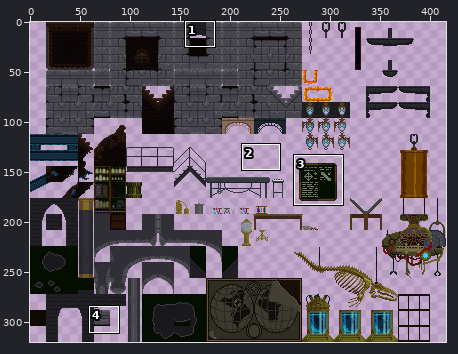
Edited in one commit: sprite sheet (Assets/Sprites/TileSets/Lab/Lab.png). Above: a wide view before the commit, with the close-up outlined.
Close-up. First the earlier version:
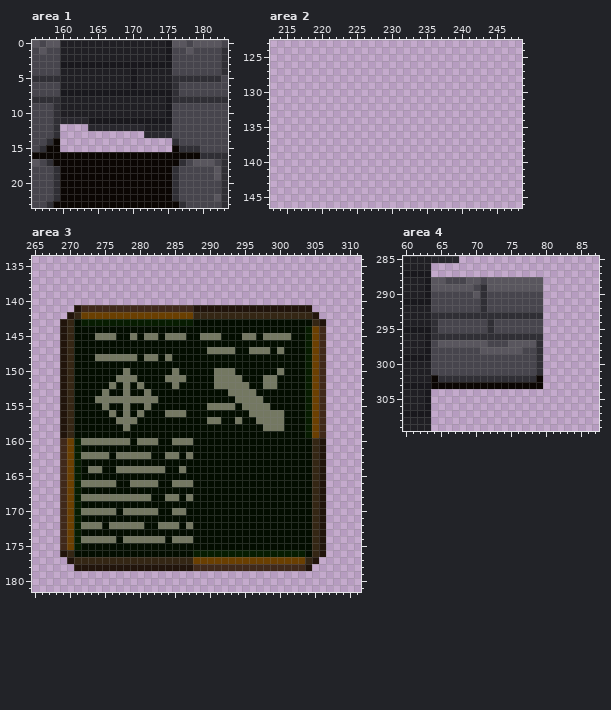
The file is 416x320 pixels. Colours within 5 levels of each other are drawn and written as one. Shown: area 1: x 156..183, y 0..23; area 2: x 213..248, y 123..146; area 3: x 265..311, y 134..181; area 4: x 60..87, y 285..309.
After:
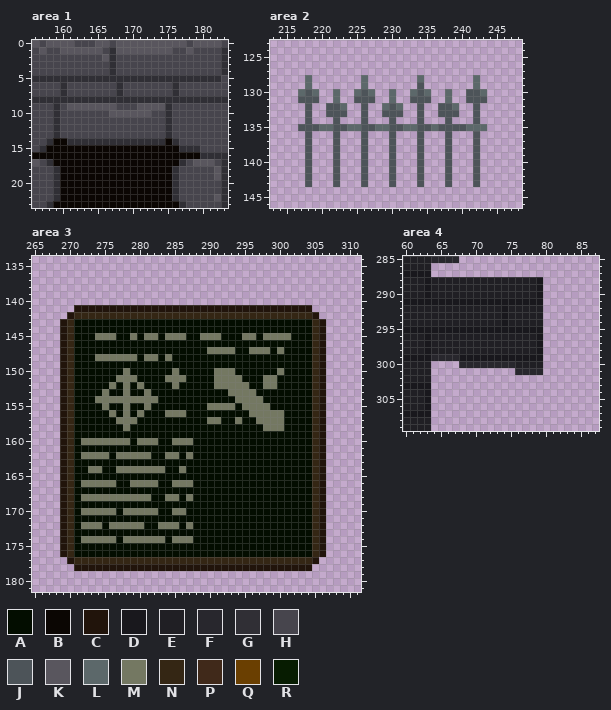
Palette (. is transparent): A #030d00  B #0b0603  C #21140b  D #19181d  E #201f24  F #28272d  G #302f35  H #47454d  J #4d5459  K #59565e  L #5c686a  M #747862  N #342614  P #40291a  Q #6a3f01  R #071c01
Edits made:
Changed rows in their new state; - is an unchanged pixel.
Area 1:
first column x 160:
 0 KKHHHKKHKKKKKKKK
 1 KKKKKKHGKKKKKKKK
 2 HHHHHHKGHHHHHHHH
 3 HHHHHHHGHHHHHHHH
 4 HHHHHHHGHHHHHHHH
 5 GGGGGGGGGGGGGGGG
 6 GHHHHHHHGHHHHHHH
 7 GHHHHHHHGHHHHHHH
 8 GGGGGGGGGGGGGGGG
 9 HKKKKKKKHHHKKKKG
10 HHHHHHHKKKKKKHHG
11 HHHHHHHHHHHHHHHG
12 HHHHHHHHHHHHHHHG
13 HHHHHHHHHHHHHHHG
14 BGGGGGGGGGGGGGGB
15 BBBBBBBBBBBBBBBB
Area 2:
first column x 217:
128 -L-------L-------L-------L-
129 -L-------L-------J-------L-
130 LJL--L--LJL--L--LJL--L--JJL
131 JJJ--L--JJJ--L--JJJ--L--JJJ
132 -J--JJL--J--LJL--J--JJL--J-
133 -J--JJJ--J--JJJ--J--JJJ--J-
134 -J---J---J---J---J---J---J-
135 JJJLLJJLLJJLLJJLLJJLJJJJLLL
136 -J---J---J---J---J---J---J-
137 -J---J---J---J---J---J---J-
138 -J---J---J---J---J---J---J-
139 -J---J---J---J---J---J---J-
140 -J---J---J---J---J---J---J-
141 -J---J---J---J---J---J---J-
142 -J---J---J---J---J---J---J-
143 -J---J---J---J---J---J---J-
Area 3:
first column x 269:
141 ---CCCCCCCCCCCCCCCC-------------------
142 ---NNNNNNNNNNNNNNNN-------------------
143 ---AAAAAAAAAAAAAAAA-------------------
144 -----------------------------------ANC
145 -----------------------------------ANC
146 -----------------------------------ANC
147 -----------------------------------ANC
148 -----------------------------------ANC
149 -----------------------------------ANC
150 -----------------------------------ANC
151 -----------------------------------ANC
152 -----------------------------------ANC
153 -----------------------------------ANC
154 -----------------------------------ANC
155 -----------------------------------ANC
156 -----------------------------------ANC
157 -----------------------------------ANC
158 -----------------------------------ANC
159 -----------------------------------ANC
160 CNA-----------------------------------
161 CNA-----------------------------------
162 CNA-----------------------------------
163 CNA-----------------------------------
164 CNA-----------------------------------
165 CNA-----------------------------------
166 CNA-----------------------------------
167 CNA-----------------------------------
168 CNA-----------------------------------
169 CNA-----------------------------------
170 CNA-----------------------------------
171 CNA-----------------------------------
172 CNA-----------------------------------
173 CNA-----------------------------------
174 CNA-----------------------------------
175 CNA-----------------------------------
176 -------------------AAAAAAAAAAAAAAAA---
177 -------------------NNNNNNNNNNNNNNNN---
178 -------------------CCCCCCCCCCCCCCCC---
Area 4:
first column x 64:
288 EEEEEEEEEEEEEEED
289 EEEEEEEEEEEEEEED
290 EEEEEEEEEEEEEEED
291 DDDDDDDDDDDDDDDD
292 EEEEEEEEEEDEEEEE
293 EEEEEEEEEEDEEEEE
294 EEEEEEEEEEDEEEEE
295 DDDDDDDDDDDDDDDD
296 EEEEEEEEEEEEEEED
297 EEEEEEEEEEEEEEED
298 EEEEEEEEEEEEEEED
299 FFFFDDDDDDDDDDDD
300 ....FFFFFFFFEEEE
301 ............FFFF
302 ................
303 ................
Where, in picture pixels (left, top, right, bottom), the same in both close-ups:
changed: (60, 40, 172, 152)
added: (298, 75, 487, 187)
changed: (81, 305, 193, 326)
changed: (305, 326, 326, 438)
changed: (60, 438, 81, 550)
changed: (193, 550, 305, 571)
changed: (431, 277, 543, 389)
